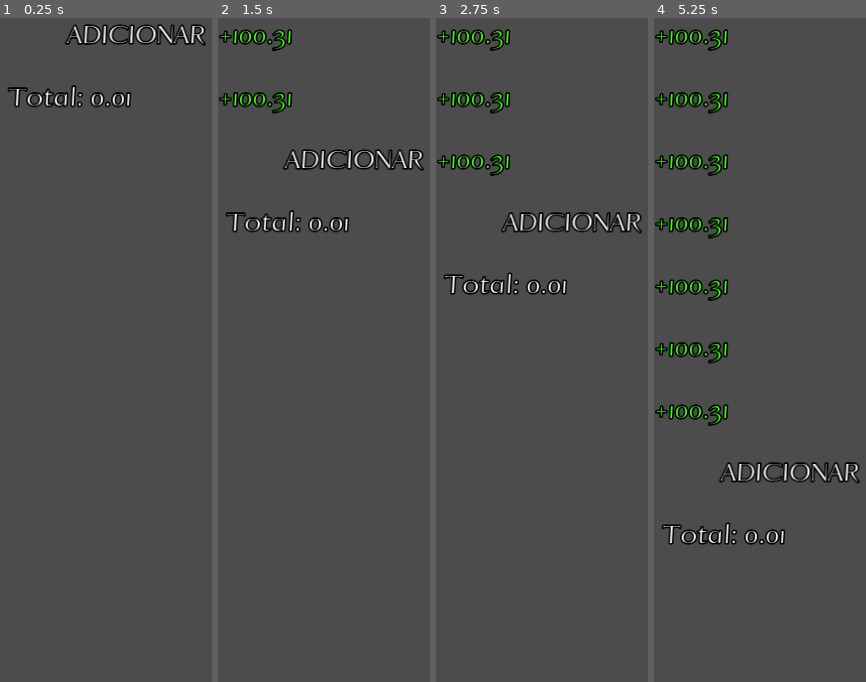
Above: before the commit, frames 1-4 (left to right).
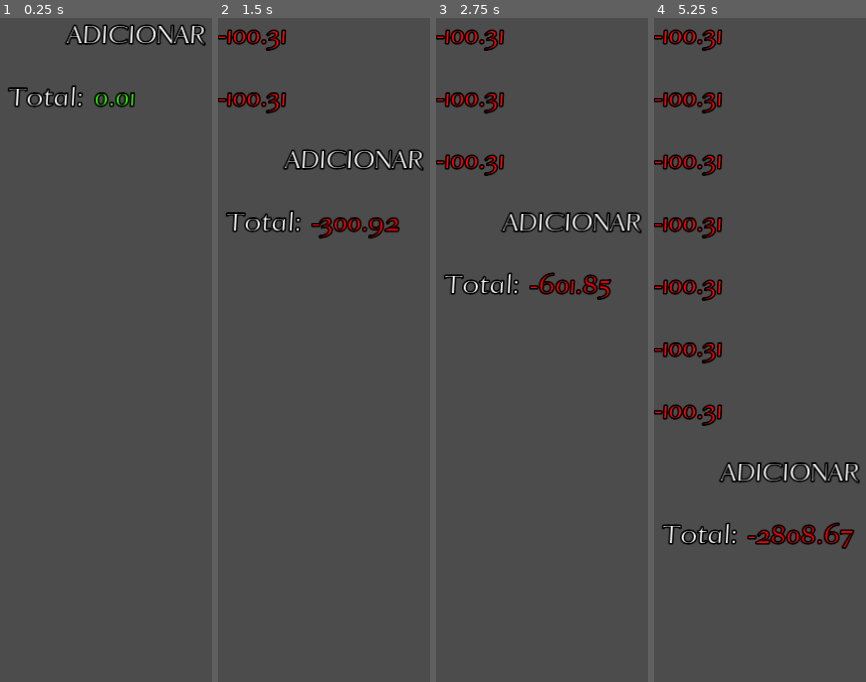
Above: after the commit, the same moments.

Repository: AndreMoukarzel/Grana-Preta
Game: Godot game, scene res://home/organizator/Organizator.tscn
Same seed, same stepped clock (60 frames per second), same inputs: the game is played once before the commit and once after it. This scene is started directly instead of the project's main scene.
Inputs (mouse positions are in pixels of both pictures, inside the frame that each line leads up to):
- Up to frame 1 (0.25 s): no input
- Up to frame 2 (1.5 s): click "ADICIONAR" at 0.5 s; click "ADICIONAR" at 1.25 s
- Up to frame 3 (2.75 s): click "ADICIONAR" at 2 s
- Up to frame 4 (5.25 s): tap Enter at 2.75, 4.25 s; move the mouse to (outside the picture) at 2.77 s; click (outside the picture) at 2.92 s; tap Space at 3.5, 5 s; drag from (789, 442) to (857, 562) at 3.52 s; move the mouse to (outside the picture) at 4.27 s; click (outside the picture) at 4.42 s; drag from (857, 562) to (743, 283) at 5.02 s

The runs differ from the first frame. In frame 1, 0.4% of the frame differs, in the area x 42-64%, y 11-14%; in frame 2, 2.2%; in frame 3, 2.9%; in frame 4, 5.8%, in the area x 0-95%, y 1-80%.

Commit message:
Correctly display total value

Diff:
--- a/home/organizator/AddElem.gd
+++ /dev/null
@@ -1,5 +0,0 @@
-extends TextureButton
-
-
-func _on_AddElem_pressed():
-	pass # Replace with function body.
--- a/home/organizator/Element.gd
+++ b/home/organizator/Element.gd
@@ -1,12 +1,17 @@
 extends Control
 
+var value
+var date
 
 func setup(value : float, date = null):
+	self.value = value
+	self.date = date
+
 	if value > 0.00:
 		$Value.text = "+" + str(stepify(value, 0.01))
 		$Value.modulate = Color(0.2, 1.0, 0.0)
 	else:
-		$Value.text = "-" + str(stepify(value, 0.01))
+		$Value.text = str(stepify(value, 0.01))
 		$Value.modulate = Color(1, 0, 0)
 
 	if not date:
--- a/home/organizator/Organizator.gd
+++ b/home/organizator/Organizator.gd
@@ -12,10 +12,15 @@
 func update_total():
 	for child in $Elements.get_children():
 		total_value += child.value
-	$Total.text = "Total: " + str(stepify(total_value, 0.01))
+
+	$Total/Value.text = str(stepify(total_value, 0.01))
+	if total_value > 0.00:
+		$Total/Value.modulate = Color(.2, 1, 0)
+	else:
+		$Total/Value.modulate = Color(1, 0, 0)
 
 
-func _on_AddElement_pressed():
+func add_element(value : float, date = null):
 	var Element = ELEMENT_SCN.instance()
 	var element_count = $Elements.get_child_count()
 
@@ -23,7 +28,12 @@
 	Element.rect_position.y = element_count * 80
 	$Elements.rect_size.y = (element_count + 1) * 80
 	$Elements.add_child(Element)
-	Element.setup(100.31)
+	Element.setup(value, date)
 
 	$AddElement.rect_position.y = $Elements.rect_size.y
 	$Total.rect_position.y = $Elements.rect_size.y + 80
+	update_total()
+
+
+func _on_AddElement_pressed():
+	add_element(-100.31)
--- a/home/organizator/Organizator.tscn
+++ b/home/organizator/Organizator.tscn
@@ -38,7 +38,15 @@
 margin_right = 576.0
 margin_bottom = 160.0
 custom_fonts/font = SubResource( 1 )
-text = "Total: 9093128301.13"
+text = "Total:"
+valign = 1
+
+[node name="Value" type="Label" parent="Total"]
+margin_left = 110.0
+margin_right = 676.0
+margin_bottom = 80.0
+custom_fonts/font = SubResource( 1 )
+text = "9093128301.13"
 valign = 1
 
 [connection signal="pressed" from="AddElement" to="." method="_on_AddElement_pressed"]
